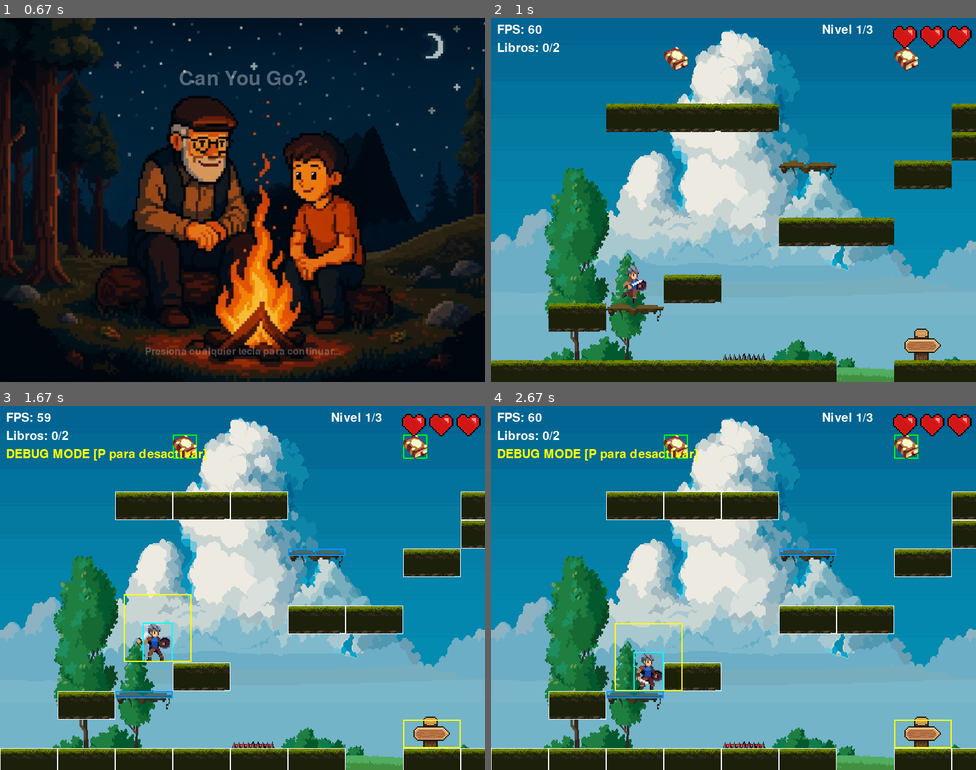
Above: before the commit, frames 1-4 (two rows, left to right).
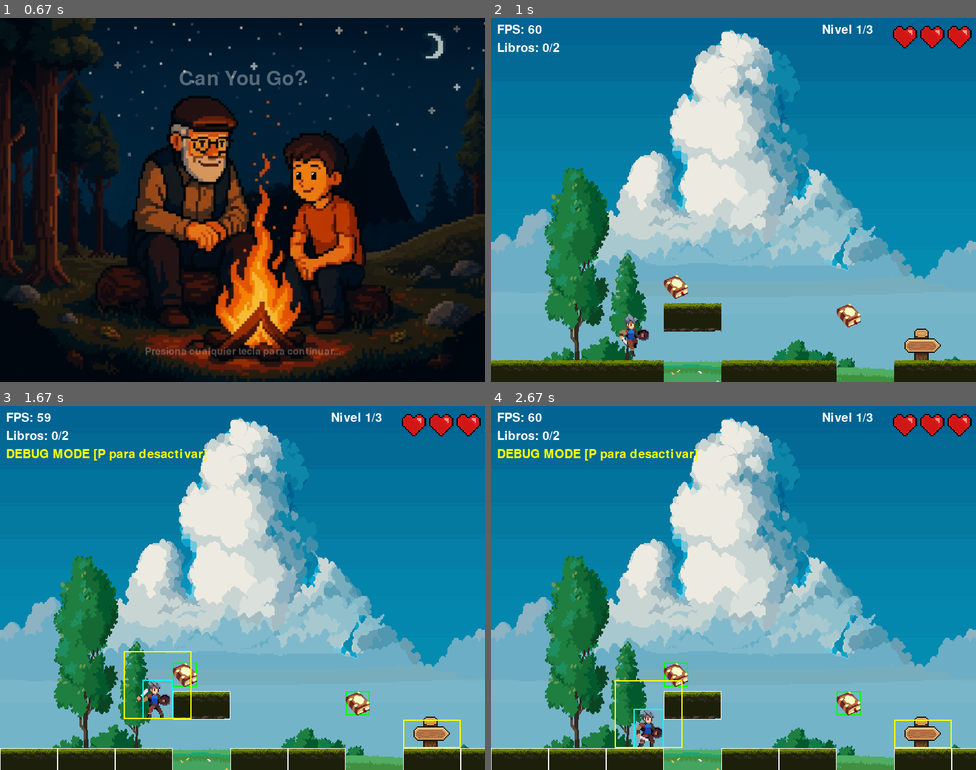
Above: after the commit, the same moments.

Repository: juanjore0/ComputacionGrafica
Game: pygame game, started from proyecto_juego/src/main.py
The game is run twice, just before and just after one commit, with the same random seed, the same clock (stepped at 60 frames per second) and the same inputs.
Inputs (mouse positions are in pixels of both pictures, inside the frame that each line leads up to):
- Up to frame 1 (0.67 s): click (135, 305) at 0.38 s
- Up to frame 2 (1 s): hold Right from 0.67 s (still down); move the mouse to (733, 221) at 0.7 s
- Up to frame 3 (1.67 s): release Right at 1.13 s; hold P 1.17-1.47 s; hold Up 1.17-1.47 s; hold Up from 1.5 s (still down); tap Z at 1.57 s
- Up to frame 4 (2.67 s): release Up at 1.8 s; tap Z at 2.4 s

Frame 1 is identical in both runs. In frame 2, 12% of the frame differs, in the area x 11-100%, y 7-100%; in frame 3, 12%; in frame 4, 12%.

Commit message:
vidas y respawn

Diff:
--- a/proyecto_juego/src/niveles.py
+++ b/proyecto_juego/src/gestor_niveles.py
@@ -30,18 +30,18 @@
             'nombre': 'Tutorial',
             'mapa': [
                 [0, 0, 0, 0, 0, 0, 0, 0, 0],
-                [0, 0, 0, 2, 0, 0, 0, 2, 0],
                 [0, 0, 0, 0, 0, 0, 0, 0, 0],
-                [0, 0, 1, 1, 1, 0, 0, 0, 1],
-                [0, 0, 0, 0, 0, 0, 0, 0, 1],
-                [0, 0, 0, 0, 0, 5, 0, 1, 0],
                 [0, 0, 0, 0, 0, 0, 0, 0, 0],
-                [0, 0, 0, 0, 0, 1, 1, 0, 0],
                 [0, 0, 0, 0, 0, 0, 0, 0, 0],
-                [0, 0, 0, 1, 0, 0, 0, 0, 0],
-                [0, 1, 5, 0, 0, 0, 0, 0, 0],
-                [0, 0, 0, 0, 3, 0, 0, 4, 0],
-                [1, 1, 1, 1, 1, 1, 0, 1, 1],
+                [0, 0, 0, 0, 0, 0, 0, 0, 0],
+                [0, 0, 0, 0, 0, 0, 0, 0, 0],
+                [0, 0, 0, 0, 0, 0, 0, 0, 0],
+                [0, 0, 0, 0, 0, 0, 0, 0, 0],
+                [0, 0, 0, 0, 0, 0, 0, 0, 0],
+                [0, 0, 0, 2, 0, 0, 0, 0, 0],
+                [0, 0, 0, 1, 0, 0, 2, 0, 0],
+                [0, 0, 0, 0, 0, 0, 0, 4, 0],
+                [1, 1, 1, 0, 1, 1, 0, 1, 1],
             ],
             'spawn_x': 100,
             'spawn_y': 300
@@ -52,16 +52,19 @@
         return {
             'nombre': 'Cuidado con las Espinas',
             'mapa': [
-                [0, 0, 0, 0, 0, 0, 0, 0, 0, 0, 0, 0, 0, 0],
-                [0, 0, 0, 2, 0, 0, 0, 0, 2, 0, 0, 0, 0, 0],
-                [0, 0, 0, 0, 0, 0, 0, 0, 0, 0, 0, 0, 0, 0],
-                [0, 0, 1, 1, 1, 0, 0, 1, 1, 1, 0, 0, 0, 0],
-                [0, 0, 0, 0, 0, 0, 0, 0, 0, 0, 0, 0, 0, 0],
-                [0, 0, 0, 3, 3, 0, 0, 0, 3, 3, 0, 1, 1, 0],
-                [0, 0, 1, 1, 1, 1, 0, 1, 1, 1, 1, 0, 0, 0],
-                [0, 0, 0, 0, 0, 0, 0, 0, 0, 0, 0, 0, 0, 0],
-                [0, 0, 0, 0, 0, 0, 0, 0, 0, 0, 0, 0, 0, 4],
-                [1, 1, 1, 1, 1, 1, 1, 1, 1, 1, 1, 1, 1, 1],
+                [0, 0, 0, 0, 0, 0, 0, 0, 0],
+                [0, 0, 0, 2, 0, 0, 0, 2, 0],
+                [0, 0, 0, 3, 0, 0, 0, 0, 0],
+                [0, 0, 1, 1, 1, 0, 0, 0, 1],
+                [0, 0, 0, 0, 0, 0, 0, 0, 1],
+                [0, 0, 0, 0, 0, 5, 0, 1, 0],
+                [0, 0, 0, 0, 0, 0, 0, 0, 0],
+                [0, 0, 0, 0, 0, 1, 1, 0, 0],
+                [0, 0, 0, 0, 0, 0, 0, 0, 0],
+                [0, 0, 0, 1, 0, 0, 0, 0, 0],
+                [0, 0, 5, 0, 0, 0, 0, 0, 0],
+                [0, 0, 0, 0, 3, 0, 0, 4, 0],
+                [1, 1, 1, 1, 1, 1, 0, 1, 1],
             ],
             'spawn_x': 100,
             'spawn_y': 300
@@ -72,16 +75,19 @@
         return {
             'nombre': 'El Desafío',
             'mapa': [
-                [0, 0, 0, 0, 0, 0, 0, 0, 0, 0, 0, 0, 0, 0, 0],
-                [0, 0, 2, 0, 0, 0, 0, 0, 0, 2, 0, 0, 0, 0, 0],
-                [0, 0, 0, 0, 0, 0, 1, 1, 0, 0, 0, 0, 0, 0, 0],
-                [0, 1, 1, 1, 0, 0, 0, 0, 0, 0, 1, 1, 1, 0, 0],
-                [0, 0, 0, 0, 0, 0, 0, 0, 0, 0, 0, 0, 0, 0, 0],
-                [0, 0, 0, 0, 0, 0, 0, 0, 0, 0, 0, 3, 3, 0, 0],
-                [0, 0, 0, 3, 0, 1, 1, 1, 1, 0, 1, 1, 1, 1, 0],
-                [0, 0, 1, 1, 1, 0, 0, 0, 0, 0, 0, 0, 0, 0, 0],
-                [0, 0, 0, 0, 0, 0, 0, 0, 0, 0, 0, 0, 0, 0, 4],
-                [1, 1, 1, 1, 1, 1, 1, 1, 1, 1, 1, 1, 1, 1, 1],
+            [0, 0, 0, 0, 0, 0, 0, 0, 0],
+            [0, 0, 2, 0, 0, 0, 2, 0, 0],
+            [0, 0, 0, 0, 0, 0, 0, 0, 0],
+            [0, 1, 1, 0, 0, 0, 1, 0, 0],
+            [0, 0, 0, 0, 0, 3, 0, 0, 0],
+            [0, 0, 0, 0, 5, 5, 0, 0, 0],
+            [0, 0, 0, 1, 0, 0, 0, 0, 0],
+            [0, 0, 0, 0, 0, 0, 1, 0, 0],
+            [0, 0, 5, 0, 0, 0, 0, 3, 0],
+            [0, 0, 0, 0, 0, 5, 0, 5, 0],
+            [0, 1, 0, 0, 0, 0, 0, 4, 0],
+            [0, 0, 0, 0, 0, 1, 0, 1, 0],
+            [0, 0, 3, 0, 0, 0, 3, 0, 0],
             ],
             'spawn_x': 100,
             'spawn_y': 300
--- a/proyecto_juego/src/juego.py
+++ b/proyecto_juego/src/juego.py
@@ -6,9 +6,7 @@
 from cargador_sprites import CargadorSprites
 from menu import Menu
 from introduccion import Introduccion
-from niveles import GestorNiveles
-
-
+from gestor_niveles import GestorNiveles
 
 class Juego:
     def __init__(self):
@@ -18,8 +16,11 @@
         self.clock = pygame.time.Clock()
         self.estado = 'MENU'
 
-        # ✅ Variable para activar/desactivar debug
+        # Variable para activar/desactivar debug
         self.debug_mode = False  # Empieza desactivado
+
+        #  VIDAS GLOBALES (se mantienen entre niveles)
+        self.vidas_globales = 3
 
         # Gestor de niveles
         self.gestor_niveles = GestorNiveles()
@@ -39,7 +40,7 @@
             self.fondo.fill((40, 70, 120))
 
         # Cargar TODOS los tiles
-        print("\n═══ CARGANDO TILES ═══")
+        print("\n╔══ CARGANDO TILES ══╗")
         try:
             self.tiles_dict = CargadorSprites.cargar_elementos_solidos(
                 ruta_tiles,
@@ -53,13 +54,12 @@
 
 
         except Exception as e:
-            print(f"❌ Error cargando tiles: {e}")
+            print(f"✗ Error cargando tiles: {e}")
             tile_default = pygame.Surface((95, 47))
             tile_default.fill((150, 110, 40))
             self.tiles_dict = {'sprite0': [tile_default]}
 
-        # ✅ IMPORTANTE: Cargar objetos del juego (libros, espinas, etc.)
-        print("\n═══ CARGANDO OBJETOS ═══")
+        print("\n╔══ CARGANDO OBJETOS ══╗")
         try:
             self.objetos_dict = CargadorSprites.cargar_objetos_juego(base)
 
@@ -69,7 +69,7 @@
                 raise Exception("No se pudieron cargar los objetos")
 
         except Exception as e:
-            print(f"❌ Error cargando objetos: {e}")
+            print(f"✗ Error cargando objetos: {e}")
             # Crear objetos por defecto
             libro_default = pygame.Surface((40, 40))
             libro_default.fill((255, 0, 255))
@@ -81,7 +81,7 @@
             }
 
         # Cargar sprites de vidas
-        print("\n═══ CARGANDO UI ═══")
+        print("\n╔══ CARGANDO UI ══╗")
         try:
             self.sprites_vidas = CargadorSprites.cargar_sprites_vidas(
                 base,
@@ -89,11 +89,11 @@
             )
             print(f"✓ Sprites de vidas cargados")
         except Exception as e:
-            print(f"❌ Error cargando sprites de vidas: {e}")
+            print(f"✗ Error cargando sprites de vidas: {e}")
             self.sprites_vidas = None
 
         # Cargar cartel indicador
-        print("\n═══ CARGANDO CARTEL INDICADOR ═══")
+        print("\n╔══ CARGANDO CARTEL INDICADOR ══╗")
         try:
             self.sprites_cartel = CargadorSprites.cargar_cartel_nivel(
                 base,
@@ -101,13 +101,12 @@
             )
             print(f"✓ Cartel indicador cargado")
         except Exception as e:
-            print(f"❌ Error cargando cartel: {e}")
+            print(f"✗ Error cargando cartel: {e}")
             self.sprites_cartel = None
 
 
-
         # Cargar spritesheet del personaje
-        print("\n═══ CARGANDO PERSONAJE ═══")
+        print("\n╔══ CARGANDO PERSONAJE ══╗")
         try:
             self.animaciones = CargadorSprites.cargar_animaciones_jugador(
                 ruta_personaje,
@@ -121,7 +120,7 @@
                 raise Exception("No se pudieron cargar las animaciones")
 
         except Exception as e:
-            print(f"❌ Error cargando sprite: {e}")
+            print(f"✗ Error cargando sprite: {e}")
             self.pj_imagen = pygame.Surface((112, 112))
             self.pj_imagen.fill((0, 255, 0))
             self.animaciones = None
@@ -134,7 +133,7 @@
         self.introduccion = Introduccion(self.pantalla)
 
 
-    def inicializar_nivel(self):
+    def inicializar_nivel(self, restaurar_vidas=False):
         """Inicializa o reinicia el nivel actual"""
         datos_nivel = self.gestor_niveles.obtener_nivel()
 
@@ -153,27 +152,64 @@
         spawn_x = datos_nivel.get('spawn_x', 100)
         spawn_y = datos_nivel.get('spawn_y', 300)
 
+        # Guardar posición de spawn para respawn
+        self.spawn_x = spawn_x
+        self.spawn_y = spawn_y
+
         self.personaje = Personaje(spawn_x, spawn_y, self.pj_imagen, self.animaciones)
+
+        # Asignar vidas globales al personaje
+        if restaurar_vidas:
+            self.vidas_globales = 3  # Restaurar vidas al inicio del juego
+        self.personaje.vidas = self.vidas_globales
+
         self.todas = pygame.sprite.Group(self.personaje)
         self.todas.add(self.nivel.grupo_coleccionables)
         self.todas.add(self.nivel.grupo_trampas)
         self.todas.add(self.nivel.grupo_punto_final)
 
-        print(f"\n╔══════════════════════════════════════════════╗")
+        print(f"\n╔═══════════════════════════════════════════════╗")
         print(f"║  NIVEL {self.gestor_niveles.nivel_actual + 1}/{self.gestor_niveles.total_niveles()}: {datos_nivel['nombre']:30s} ║")
         print(f"║  Spawn: ({spawn_x}, {spawn_y})                     ║")
-        print(f"╚══════════════════════════════════════════════╝\n")
+        print(f"║  Vidas: {self.vidas_globales}/3                              ║")
+        print(f"╚═══════════════════════════════════════════════╝\n")
+
+    def respawn_personaje(self):
+        """Reaparece el personaje en el punto de inicio del nivel"""
+        print(f"💀 ¡Respawneando! Vidas restantes: {self.vidas_globales}")
+
+        # Restaurar posición
+        self.personaje.rect.x = self.spawn_x
+        self.personaje.rect.y = self.spawn_y
+        self.personaje.actualizar_hitbox()
+
+        # Resetear física
+        self.personaje.vel_x = 0
+        self.personaje.vel_y = 0
+        self.personaje.en_suelo = False
+
+        # Resetear animación
+        self.personaje.animacion_actual = 'idle'
+        self.personaje.frame_actual = 0
+        self.personaje.animacion_bloqueada = False
+
+        # Dar invencibilidad temporal
+        self.personaje.invencible = True
+        self.personaje.tiempo_invencible = pygame.time.get_ticks()
 
     def cargar_siguiente_nivel(self):
         """Carga el siguiente nivel si existe"""
         if self.gestor_niveles.siguiente_nivel():
             print("\n🎉 ¡NIVEL COMPLETADO! Cargando siguiente nivel...")
+            # Mantener vidas al pasar de nivel
+            self.vidas_globales = self.personaje.vidas
             self.inicializar_nivel()
             return True
         else:
             print("\n🏆 ¡FELICIDADES! ¡Has completado todos los niveles!")
             self.estado = 'MENU'
             self.gestor_niveles.reiniciar_nivel()
+            self.vidas_globales = 3  # Restaurar vidas para la próxima partida
             return False
 
     def mostrar_menu(self):
@@ -183,6 +219,7 @@
         if resultado == 'jugar':
             self.estado = 'INTRODUCCION'
             self.gestor_niveles.reiniciar_nivel()
+            self.vidas_globales = 3  # Reiniciar vidas al empezar nueva partida
             return True
         elif resultado == 'salir':
             return False
@@ -200,7 +237,7 @@
 
         if resultado == 'jugar':
             self.estado = 'JUGANDO'
-            self.inicializar_nivel()
+            self.inicializar_nivel(restaurar_vidas=True)  # Restaurar vidas al empezar
             return True
         elif resultado == 'salir':
             return False
@@ -223,22 +260,41 @@
                         if not resultado:
                             corriendo = False
 
-                    # ✅ Presionar P para activar/desactivar debug
+                    # Presionar P para activar/desactivar debug
                     if event.key == pygame.K_p:
                         self.debug_mode = not self.debug_mode
-                        print(f"🔍 Debug mode: {'ON ✅' if self.debug_mode else 'OFF ❌'}")
-
-            # Lógica de GAME OVER
+                        print(f"🔍 Debug mode: {'ON ' if self.debug_mode else 'OFF ✗'}")
+
+            # SOLO UNA LLAMADA A UPDATE
+            self.personaje.update(self.nivel.plataformas)
+
+            # Detectar caída al vacío DESPUÉS de update
+            if self.personaje.rect.top > ALTO:
+                self.vidas_globales -= 1
+                self.personaje.vidas = self.vidas_globales
+
+                print(f"💀 ¡Caída al vacío! Vidas restantes: {self.vidas_globales}")
+
+                if self.vidas_globales > 0:
+                    self.respawn_personaje()
+                else:
+                    print("💀 GAME OVER - Sin vidas")
+                    self.estado = 'MENU'
+                    self.menu.activo = True
+                    self.gestor_niveles.reiniciar_nivel()
+                    self.vidas_globales = 3
+                    corriendo = False
+                    continue
+
+            # Lógica de GAME OVER por animación de muerte
             if self.personaje.vidas <= 0 and not self.personaje.animacion_bloqueada:
                 print("Volviendo al menú por Game Over")
                 self.estado = 'MENU'
                 self.menu.activo = True
                 self.gestor_niveles.reiniciar_nivel()
+                self.vidas_globales = 3
                 corriendo = False
                 continue
-
-            # Actualizar personaje
-            self.personaje.update(self.nivel.plataformas)
 
             # Lógica de colección de libros
             libros_recogidos = []
@@ -252,13 +308,13 @@
                 self.nivel.grupo_coleccionables.remove(libros_recogidos)
                 self.todas.remove(libros_recogidos)
 
-                # ✅ Verificar si se recogieron todos los libros
+                # Verificar si se recogieron todos los libros
                 if len(self.nivel.grupo_coleccionables) == 0:
                     if not self.nivel.cartel_encendido:  # Solo mostrar mensaje la primera vez
                         self.nivel.cartel_encendido = True
                         print("🎉 ¡Todos los libros recogidos! El cartel se ha encendido.")
 
-            # ✅ Lógica de daño - ACTUALIZADA para usar hitbox
+            #  Lógica de daño - ACTUALIZADA para usar hitbox
             if not self.personaje.invencible:
                 colisiones_trampas = []
                 for trampa in self.nivel.grupo_trampas:
@@ -272,8 +328,10 @@
 
                 if colisiones_trampas:
                     self.personaje.recibir_daño(1)
-
-            # ✅ Verificar si llegó al punto final Y tiene todos los libros
+                    #  Actualizar vidas globales cuando recibe daño
+                    self.vidas_globales = self.personaje.vidas
+
+            #  Verificar si llegó al punto final Y tiene todos los libros
             for punto_final in self.nivel.grupo_punto_final:
                 if self.personaje.hitbox.colliderect(punto_final.rect):
                     if self.nivel.cartel_encendido:  # Solo pasar si recogió todos los libros
@@ -297,7 +355,7 @@
             self.nivel.dibujar(self.pantalla, debug=self.debug_mode)
             self.todas.draw(self.pantalla)
 
-            # ✅ Dibujar hitbox del personaje en modo debug
+            #  Dibujar hitbox del personaje en modo debug
             if self.debug_mode and hasattr(self.personaje, 'hitbox'):
                 pygame.draw.rect(self.pantalla, (0, 255, 255), self.personaje.hitbox, 2)  # Cian
                 # Rect completo del personaje (amarillo)
@@ -308,18 +366,18 @@
             fps_texto = fuente.render(f"FPS: {int(self.clock.get_fps())}", True, (255, 255, 255))
             self.pantalla.blit(fps_texto, (10, 10))
 
-            # ✅ Mostrar libros restantes en lugar de puntos totales
+            #  Mostrar libros restantes en lugar de puntos totales
             libros_recogidos_total = self.nivel.total_libros - len(self.nivel.grupo_coleccionables)
             texto_libros = fuente.render(f"Libros: {libros_recogidos_total}/{self.nivel.total_libros}", True, (255, 255, 255))
             self.pantalla.blit(texto_libros, (10, 40))
 
-            # Mostrar sprite de vidas
+            #  Mostrar sprite de vidas GLOBALES
             if self.sprites_vidas:
-                vidas_actual = max(0, min(3, self.personaje.vidas))
+                vidas_actual = max(0, min(3, self.vidas_globales))
                 sprite_vida = self.sprites_vidas[vidas_actual]
                 self.pantalla.blit(sprite_vida, (ANCHO - 140, 10))
             else:
-                texto_vidas = fuente.render(f"Vidas: {self.personaje.vidas}", True, (255, 255, 255))
+                texto_vidas = fuente.render(f"Vidas: {self.vidas_globales}", True, (255, 255, 255))
                 self.pantalla.blit(texto_vidas, (ANCHO - 150, 10))
 
             # Mostrar nivel actual
@@ -330,7 +388,7 @@
             pos_x_nivel = ANCHO - 160 - texto_nivel.get_width() - 10
             self.pantalla.blit(texto_nivel, (pos_x_nivel, 10))
 
-            # ✅ Mostrar indicador de modo debug
+            # Mostrar debug mode activado
             if self.debug_mode:
                 debug_texto = fuente.render("DEBUG MODE [P para desactivar]", True, (255, 255, 0))
                 self.pantalla.blit(debug_texto, (10, 70))
--- a/proyecto_juego/src/personaje.py
+++ b/proyecto_juego/src/personaje.py
@@ -43,7 +43,7 @@
         self.vel_y = 0
         self.gravedad = 0.8
         self.fuerza_salto = -14
-        self.velocidad = 4
+        self.velocidad = 4  #
         self.en_suelo = False
 
 
@@ -177,17 +177,14 @@
         self.en_suelo = False
         self.colision_vertical(plataformas)
 
-        # Límites de pantalla
+        #  SOLO HORIZONTALES (no resetear Y)
         if self.rect.left < 0:
             self.rect.left = 0
             self.actualizar_hitbox()
         if self.rect.right > ANCHO:
             self.rect.right = ANCHO
             self.actualizar_hitbox()
-        if self.rect.top > ALTO:
-            self.rect.y = 0
-            self.vel_y = 0
-            self.actualizar_hitbox()
+
 
         # Actualizar animación
         self.actualizar_animacion()
@@ -274,7 +271,7 @@
         if self.contador_frames >= self.velocidad_animacion:
             self.contador_frames = 0
 
-            # Comprobar si es una animación estática Y está en el último frame
+            # Comprobar si es una animación está tica Y está en el último frame
             if self.animacion_actual in animaciones_estaticas and self.frame_actual == frames_disponibles - 1:
                 pass # No hacer nada, quedarse en el último frame
             else:
Empty file removed: proyecto_juego/src/pantalla.py
